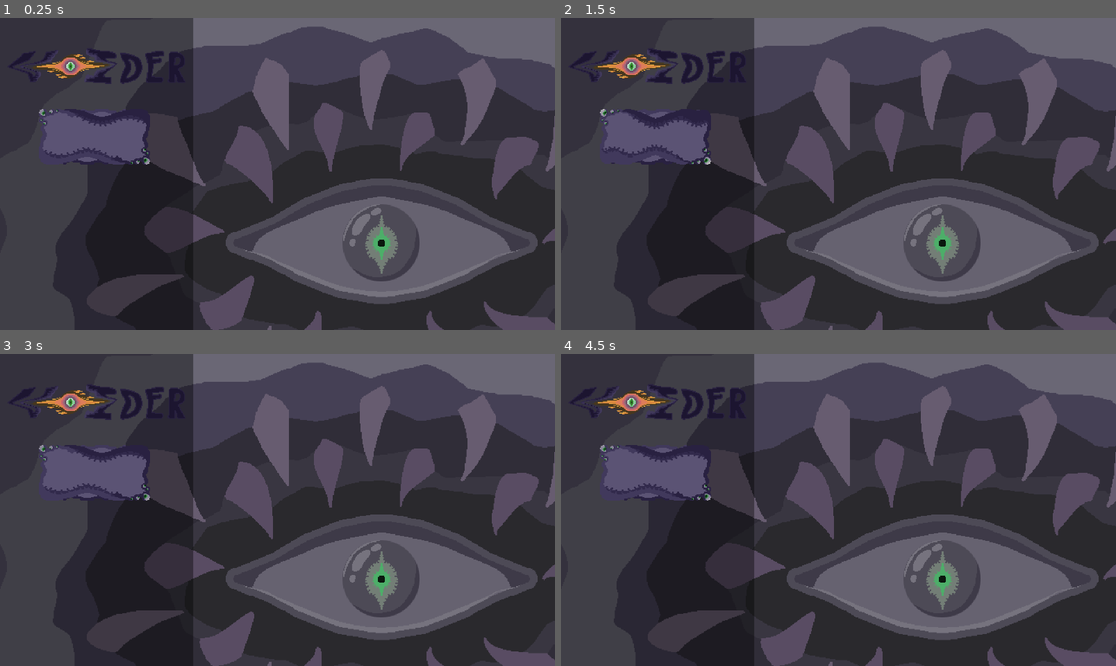
Above: before the commit, frames 1-4 (two rows, left to right).
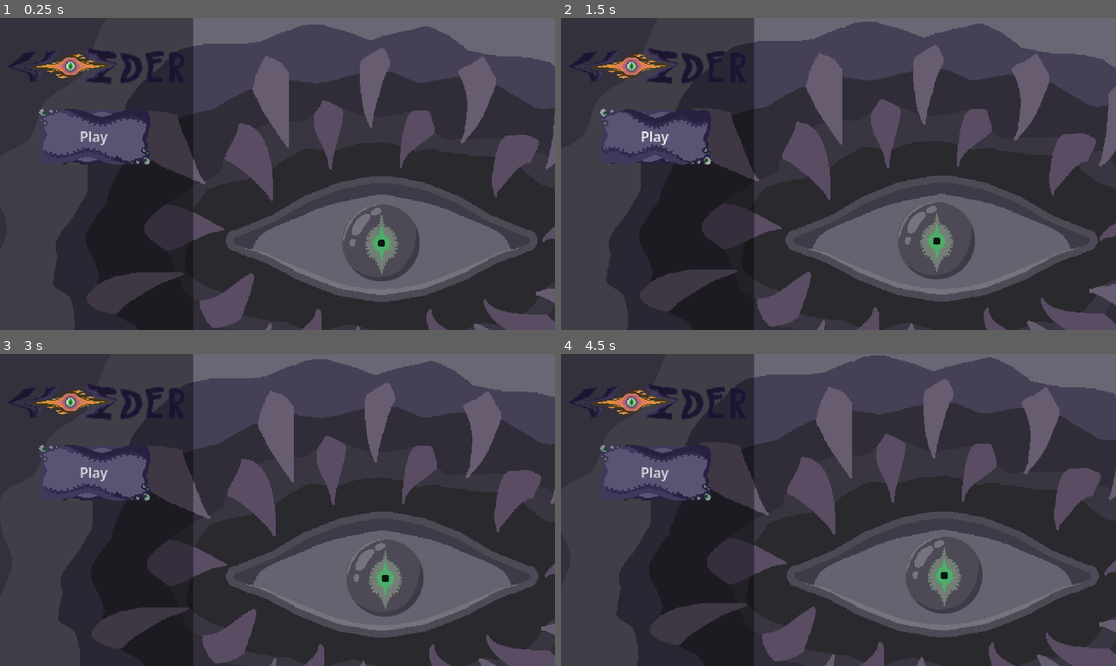
Above: after the commit, the same moments.

Repository: Prost0Iva/voider
Game: Godot game, scene res://menu/main_menu.tscn
Same seed, same stepped clock (60 frames per second), same inputs: the game is played once before the commit and once after it. The project has no main scene, so this scene is started directly.
Inputs (mouse positions are in pixels of both pictures, inside the frame that each line leads up to):
- Up to frame 1 (0.25 s): no input
- Up to frame 2 (1.5 s): click (655, 136) at 0.5 s; click (655, 136) at 1.25 s
- Up to frame 3 (3 s): click (94, 472) at 2 s; tap Enter at 2.75 s; move the mouse to (399, 494) at 2.77 s
- Up to frame 4 (4.5 s): tap Space at 3.5 s; move the mouse to (727, 525) at 3.52 s; tap Enter at 4.25 s; move the mouse to (894, 441) at 4.27 s

The runs differ from the first frame. In frame 1, 3.7% of the frame differs, in the area x 14-100%, y 2-100%; in frame 2, 11%, in the area x 14-100%, y 1-100%; in frame 3, 7.3%; in frame 4, 9.3%.

Commit message:
start main_menu and saves

Diff:
--- a/menu/main_menu.gd
+++ b/menu/main_menu.gd
@@ -1,7 +1,23 @@
 extends Node2D
+
+@onready var background_layers = [
+	$Background/Layer,
+	$Background/Layer2,
+	$Background/Layer3,
+	$Background/Layer4
+]
 
 func _ready() -> void:
 	Gui.init_buttons(self)
 
 func _process(_delta: float) -> void:
-	pass
+	parallax()
+
+func parallax():
+	var strengths = [5, 30, 20, 40]
+	var mouse_pos = get_viewport().get_mouse_position()
+	var screen_size = get_viewport().get_visible_rect().size
+	var offset = (mouse_pos - screen_size / 2) / (screen_size / 2)
+	for i in background_layers.size():
+		var layer = background_layers[i]
+		layer.position = offset * strengths[i]
--- a/menu/main_menu.tscn
+++ b/menu/main_menu.tscn
@@ -64,5 +64,7 @@
 offset_right = 259.0
 offset_bottom = 375.0
 scale = Vector2(3, 3)
+text = "Play"
 icon = SubResource("AtlasTexture_youj7")
 flat = true
+icon_alignment = 1
--- /dev/null
+++ b/menu/saves.tscn
@@ -0,0 +1,74 @@
+[gd_scene format=3 uid="uid://8dvjx5j3vcj6"]
+
+[ext_resource type="Texture2D" uid="uid://6qkp2erj4et3" path="res://assets/textures/gui/saves.png" id="1_kvnw0"]
+[ext_resource type="Texture2D" uid="uid://dnjnv8ujb5n1h" path="res://assets/textures/gui/button.png" id="2_xq5cc"]
+
+[sub_resource type="AtlasTexture" id="AtlasTexture_ia1r7"]
+atlas = ExtResource("2_xq5cc")
+region = Rect2(0, 0, 128, 64)
+
+[sub_resource type="AtlasTexture" id="AtlasTexture_au0o8"]
+atlas = ExtResource("2_xq5cc")
+region = Rect2(0, 0, 128, 64)
+
+[sub_resource type="AtlasTexture" id="AtlasTexture_dww2g"]
+atlas = ExtResource("2_xq5cc")
+region = Rect2(0, 0, 128, 64)
+
+[node name="Saves" type="Node2D" unique_id=1731860222]
+
+[node name="Camera2D" type="Camera2D" parent="." unique_id=1634810015]
+
+[node name="Sprite2D" type="Sprite2D" parent="." unique_id=1325931106]
+scale = Vector2(3, 3)
+texture = ExtResource("1_kvnw0")
+
+[node name="Box" type="ColorRect" parent="." unique_id=64972452]
+anchors_preset = 8
+anchor_left = 0.5
+anchor_top = 0.5
+anchor_right = 0.5
+anchor_bottom = 0.5
+offset_left = -308.0
+offset_top = -540.0
+offset_right = 308.0
+offset_bottom = 540.0
+grow_horizontal = 2
+grow_vertical = 2
+color = Color(0, 0, 0, 0.39215687)
+
+[node name="Save1" type="Button" parent="Box" unique_id=1822244456 groups=["Button"]]
+layout_mode = 0
+offset_left = 104.0
+offset_top = 288.0
+offset_right = 240.0
+offset_bottom = 360.0
+scale = Vector2(3, 3)
+text = "Save 1"
+icon = SubResource("AtlasTexture_ia1r7")
+flat = true
+icon_alignment = 1
+
+[node name="Save2" type="Button" parent="Box" unique_id=139895587 groups=["Button"]]
+layout_mode = 0
+offset_left = 104.0
+offset_top = 538.0
+offset_right = 240.0
+offset_bottom = 610.0
+scale = Vector2(3, 3)
+text = "Save 2"
+icon = SubResource("AtlasTexture_au0o8")
+flat = true
+icon_alignment = 1
+
+[node name="Save3" type="Button" parent="Box" unique_id=2139406887 groups=["Button"]]
+layout_mode = 0
+offset_left = 104.0
+offset_top = 788.0
+offset_right = 240.0
+offset_bottom = 860.0
+scale = Vector2(3, 3)
+text = "Save 3"
+icon = SubResource("AtlasTexture_dww2g")
+flat = true
+icon_alignment = 1
Binary file changed: assets/textures/characters/zoe.png
Binary file added: assets/textures/characters/zoe_dialog.png
Not shown, added: assets/textures/characters/zoe_dialog.png.import
Binary file changed: assets/textures/gui/main_menu_layer_1.png
Binary file changed: assets/textures/gui/main_menu_layer_3.png
Binary file changed: assets/textures/gui/main_menu_layer_4.png
Binary file added: assets/textures/gui/saves.png
Not shown, added: assets/textures/gui/saves.png.import
